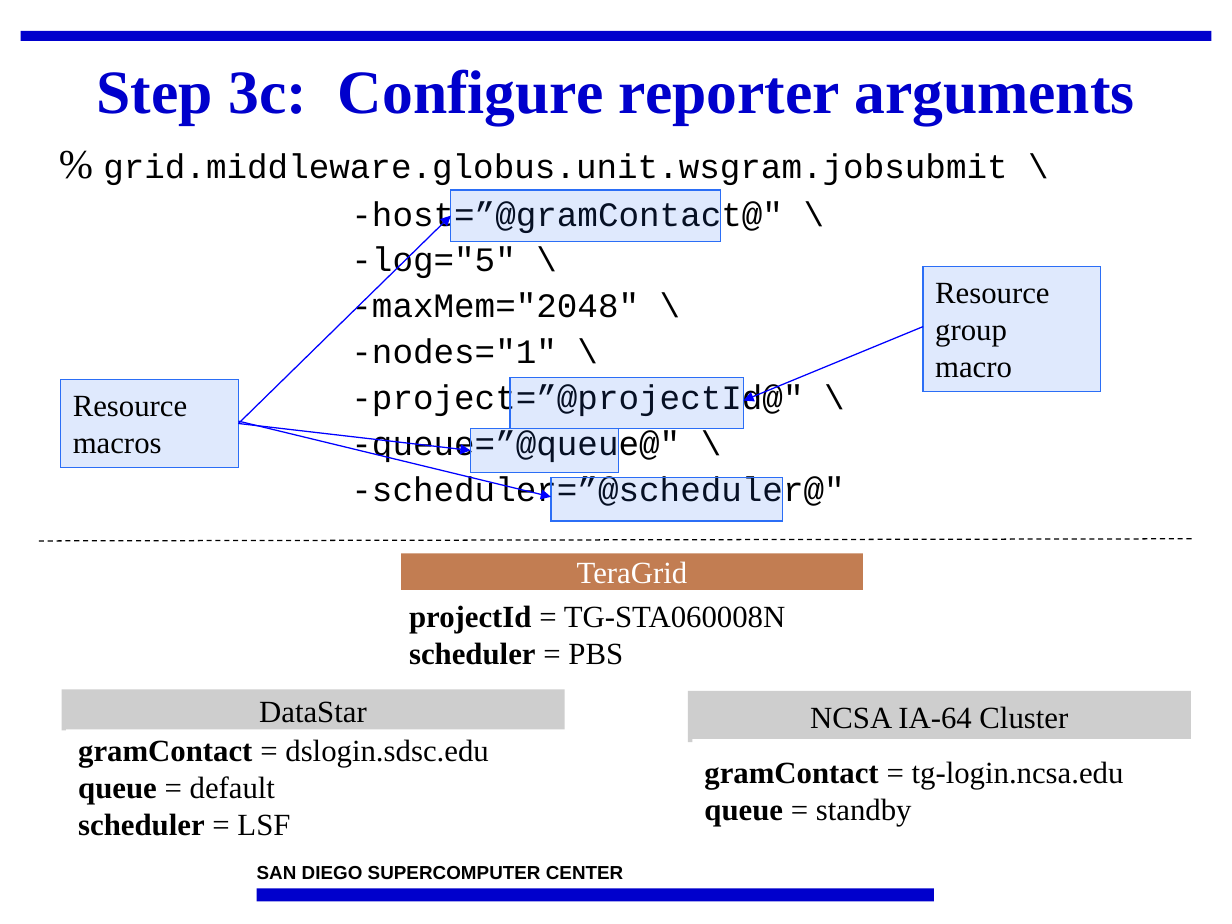
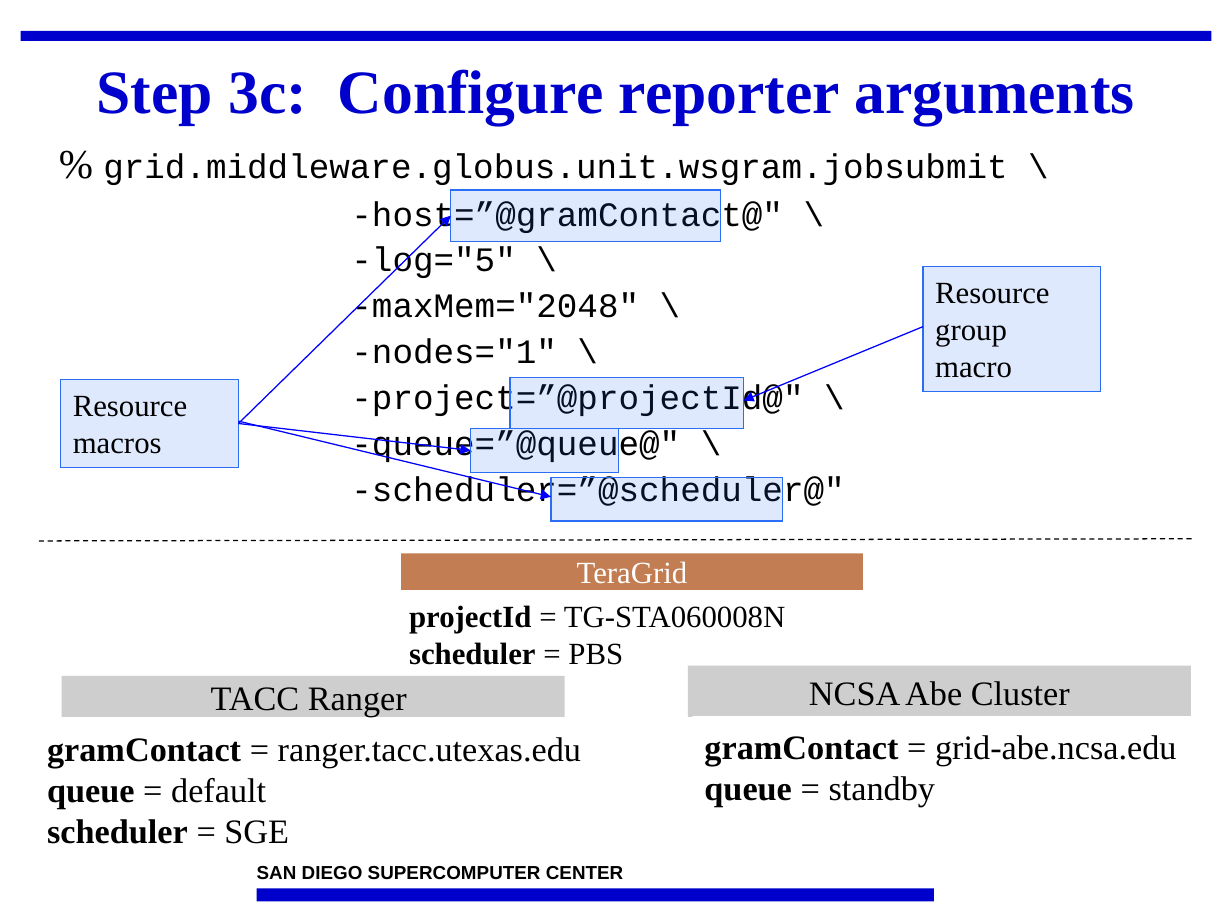
Before and after one commit to IncaProject/inca-xsede, a slide deck: slide 14 of talks/2010/2010workshop/control.pptx. Drawn at 1232x924 pixels with LibreOffice and Linux fonts; fonts in the diff are those of the drawing; background and template pictures are left out. Boxes give left, top, right and bottom in pixels: in the first picture for what was removed or moved away, otherwise in the second. Text is boxed around its words. In the diff, an @@ line names an element or a change of style, - is before the commit and + after.

```diff
--- a/talks/2010/2010workshop/control.pptx
+++ b/talks/2010/2010workshop/control.pptx
@@ rectangle added at [62, 676, 564, 717], fill #CECECE, 20 pt, text #000000 @@
+TACC Ranger
@@ rectangle "NCSA Abe Cluster": place and size @@
-rectangle "NCSA Abe Cluster" at [687, 691, 1190, 743]
+rectangle "NCSA Abe Cluster" at [687, 665, 1190, 717]
@@ text in rectangle at [809, 681, 1070, 706]: text changed; size 18 to 20 pt @@
-NCSA IA-64 Cluster
+NCSA Abe Cluster
@@ rectangle removed at [62, 690, 564, 731] @@
-DataStar
@@ rectangle "gramContact = grid-abe.ncsa.edu": place and size @@
-rectangle "gramContact = grid-abe.ncsa.edu" at [692, 739, 1195, 840]
+rectangle "gramContact = grid-abe.ncsa.edu" at [692, 716, 1195, 817]
@@ text "gramContact = ranger.tacc.utexas.edu": place and size @@
-text "gramContact = ranger.tacc.utexas.edu" at [67, 729, 569, 843]
+text "gramContact = ranger.tacc.utexas.edu" at [47, 737, 581, 844]
@@ text at [47, 737, 581, 768]: text changed; size 18 to 20 pt @@
-gramContact = dslogin.sdsc.edu
+gramContact = ranger.tacc.utexas.edu
@@ text in rectangle at [704, 735, 1176, 766]: text changed; size 18 to 20 pt @@
-gramContact = tg-login.ncsa.edu
+gramContact = grid-abe.ncsa.edu
@@ text at [47, 778, 266, 809]: size 18 to 20 pt in "queue = default" @@
@@ text in rectangle at [704, 776, 936, 807]: size 18 to 20 pt in "queue = standby" @@
@@ text at [47, 819, 289, 844]: text changed; size 18 to 20 pt @@
-scheduler = LSF
+scheduler = SGE
```
Also in this commit, not shown: 9 other slides changed.
